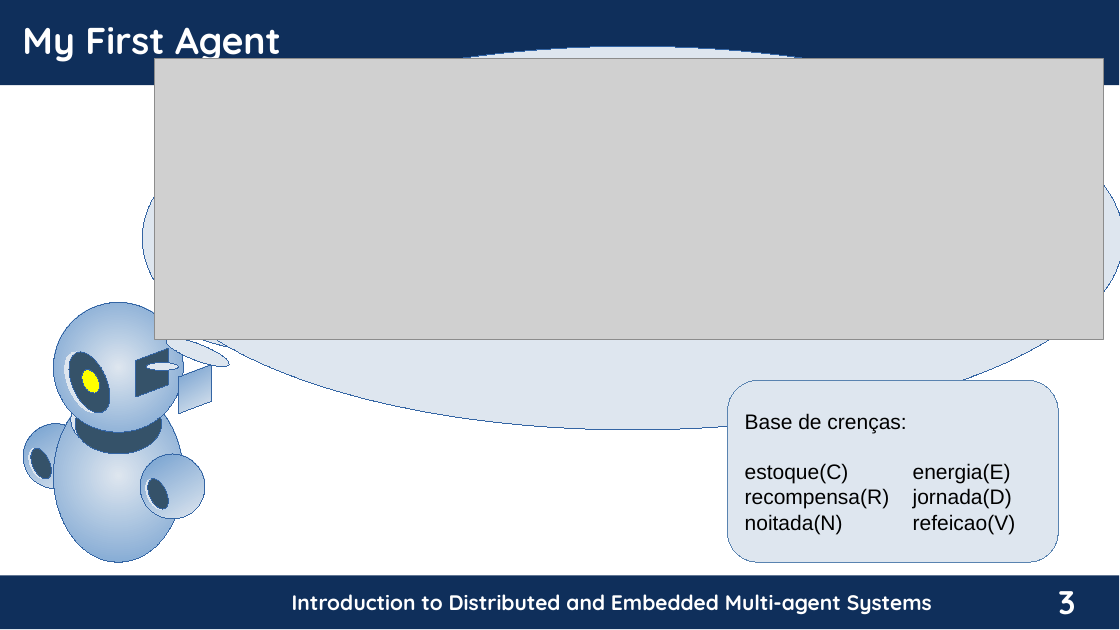
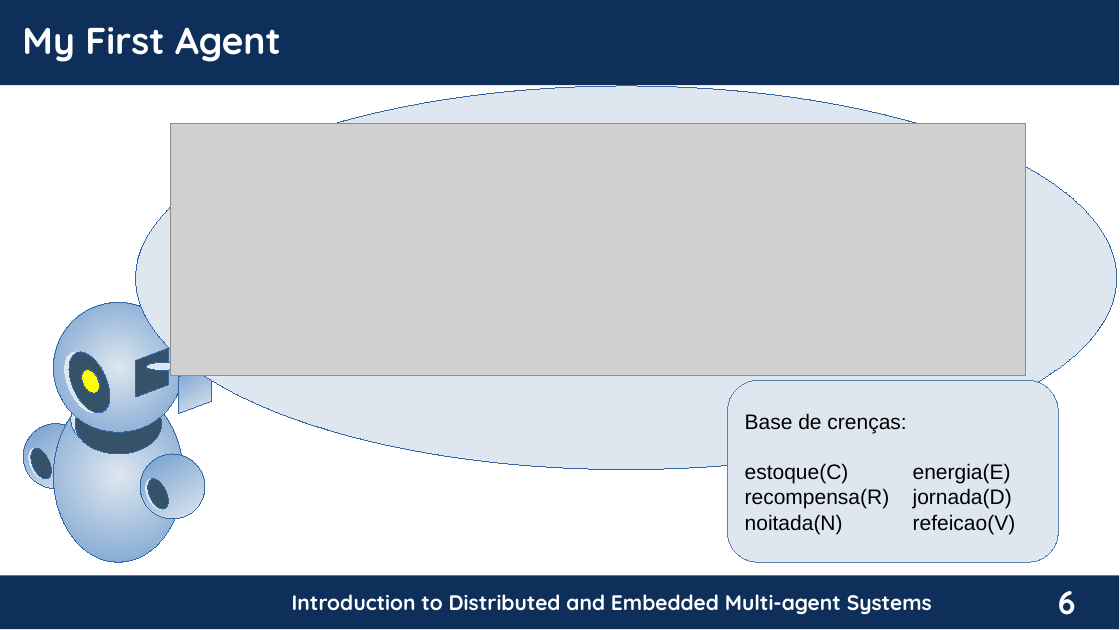
Before and after one commit to chon-group/distributedAndEmbeddedAI, a slide deck: slide 6 of course/06-MyFirstAgent/MyFirstAgent_20240217.odp (slide 3 before the commit). Drawn at 1120x630 pixels with LibreOffice and Linux fonts; fonts in the diff are those of the drawing; grey boxes stand for pictures; background and template pictures are left out. Boxes give left, top, right and bottom in pixels: in the first picture for what was removed or moved away, otherwise in the second. Text is boxed around its words. In the diff, an @@ line names an element or a change of style, - is before the commit and + after.

```diff
--- a/course/06-MyFirstAgent/MyFirstAgent_20240217.odp
+++ b/course/06-MyFirstAgent/MyFirstAgent_20240217.odp
@@ ellipse: place and size @@
-ellipse at [142,46,1120,430]
+ellipse at [135,86,1117,470]
@@ picture: place and size @@
-picture at [155,59,1104,339]
+picture at [171,124,1025,376]
@@ page number at [1058,591,1076,615]: text changed @@
-3
+6
```
Also in this commit, not shown: 3 other slides changed, 6 slides added, 1 slide removed, 1 other file.
